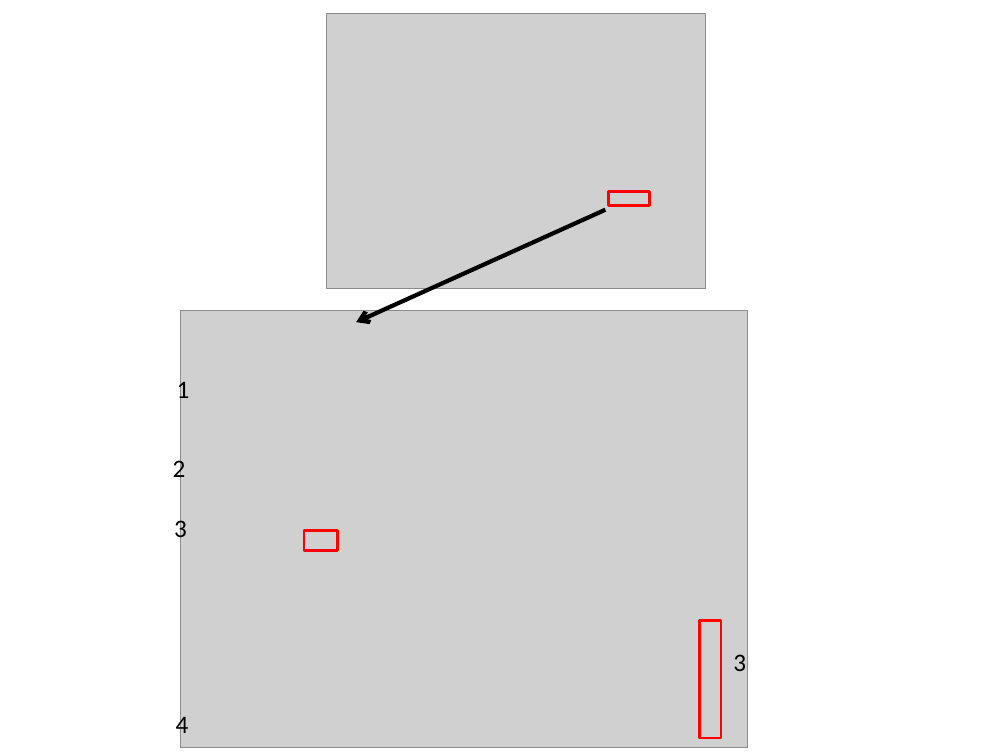
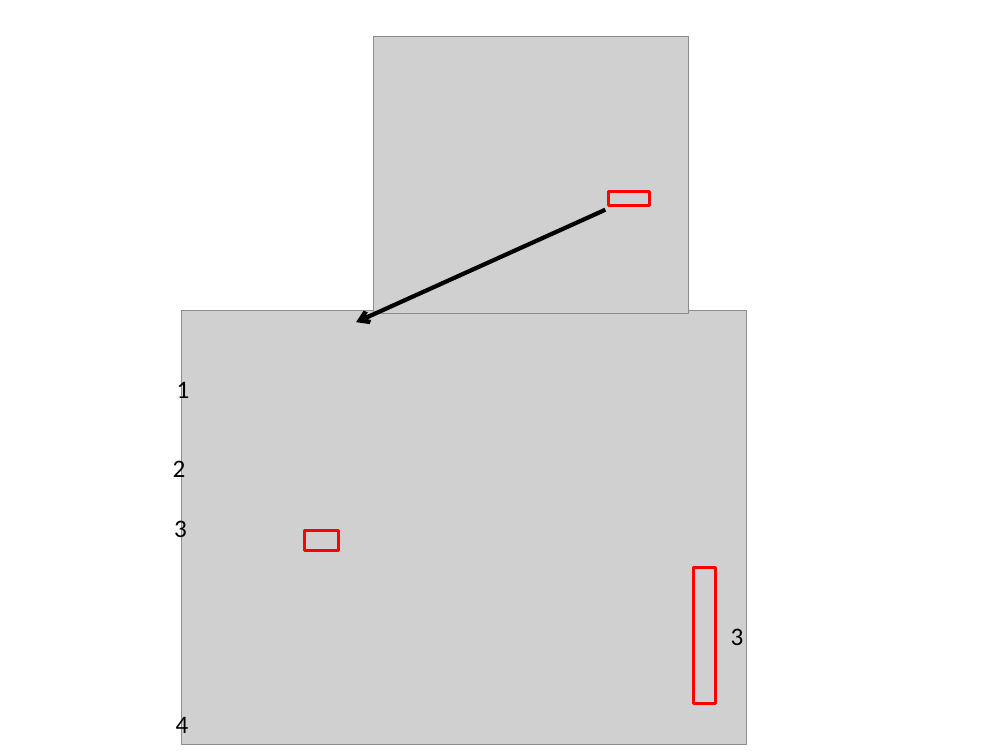
Before and after one commit to DePrettoM/EEGpal, a slide deck: slide 4 of Manuels/picture_EEGpal_manuals.pptx (slide 5 before the commit). Drawn at 1008x756 pixels with LibreOffice and Linux fonts; fonts in the diff are those of the drawing; grey boxes stand for pictures. Boxes give left, top, right and bottom in pixels: in the first picture for what was removed or moved away, otherwise in the second. Text is boxed around its words. In the diff, an @@ line names an element or a change of style, - is before the commit and + after.

```diff
--- a/Manuels/picture_EEGpal_manuals.pptx
+++ b/Manuels/picture_EEGpal_manuals.pptx
@@ picture: place and size @@
-picture at <box>327,13,706,288</box>
+picture at <box>374,36,688,313</box>
@@ rectangle: place and size @@
-rectangle at <box>700,621,722,739</box>
+rectangle at <box>694,568,716,704</box>
@@ text "3": place and size @@
-text "3" at <box>733,654,746,671</box>
+text "3" at <box>731,628,744,645</box>
```
Also in this commit, not shown: 4 other slides changed, 1 slide added, 2 slides removed, 4 other files.
